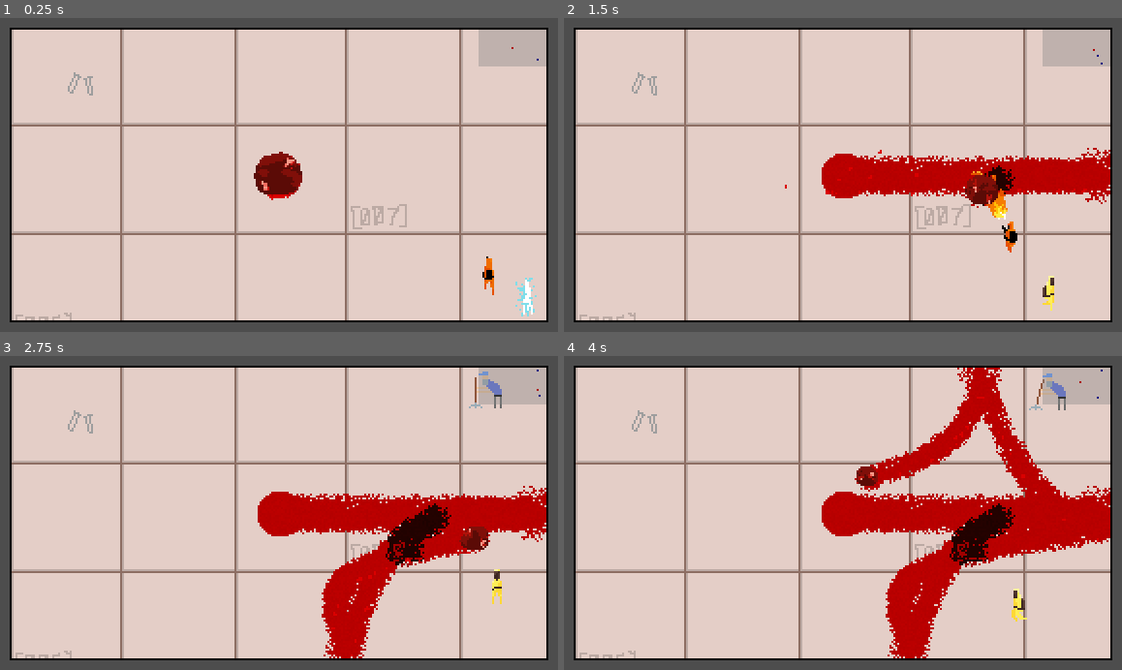
Above: before the commit, frames 1-4 (two rows, left to right).
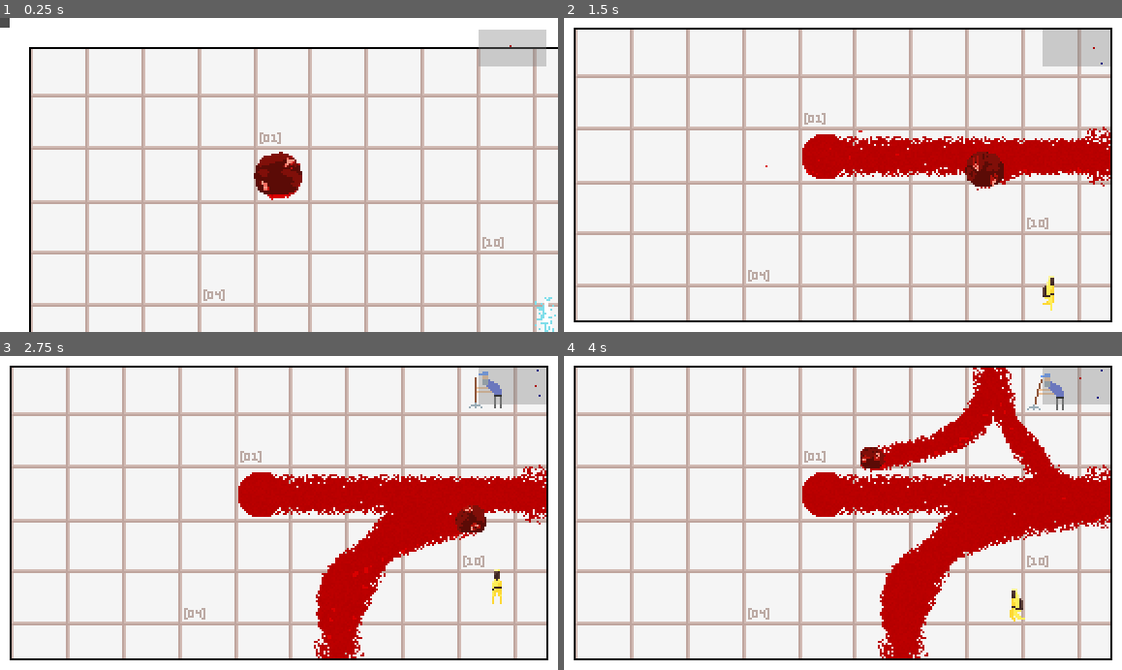
Above: after the commit, the same moments.

Repository: fawfle/blood-jam-cu
Game: Godot game, scene res://scenes/main.tscn
The game is run twice, just before and just after one commit, with the same random seed, the same clock (stepped at 60 frames per second) and the same inputs.
Inputs:
- Up to frame 1 (0.25 s): no input
- Up to frame 2 (1.5 s): tap Enter at 0.5, 1.35 s; hold D (right) 0.53-1.28 s; tap Shift (dash) at 0.6 s; hold S (backward) from 1.28 s (still down)
- Up to frame 3 (2.75 s): release S (backward) at 2.03 s; hold D (right) from 2.03 s (still down); tap Backspace at 2.1 s
- Up to frame 4 (4 s): release D (right) at 2.78 s; hold W (forward) 2.78-3.53 s; tap 0 at 2.85 s; hold A (left) from 3.53 s (still down); tap 9 at 3.6 s

The runs differ from the first frame. In frame 1, 93% of the frame differs, in the area x 0-100%, y 0-100%; in frame 2, 90%; in frame 3, 87%; in frame 4, 84%.

Commit message:
resizing

Diff:
--- a/scenes/enemies/shield/shield.tscn
+++ b/scenes/enemies/shield/shield.tscn
@@ -1,14 +1,7 @@
-[gd_scene load_steps=5 format=3 uid="uid://urujg6q1wbmg"]
+[gd_scene load_steps=4 format=3 uid="uid://urujg6q1wbmg"]
 
 [ext_resource type="Script" uid="uid://do2blknw12tmg" path="res://scenes/enemies/shield/shield.gd" id="1_uk3dt"]
-
-[sub_resource type="Gradient" id="Gradient_46l8f"]
-colors = PackedColorArray(1, 1, 1, 1, 1, 1, 1, 1)
-
-[sub_resource type="GradientTexture2D" id="GradientTexture2D_fgeeo"]
-gradient = SubResource("Gradient_46l8f")
-width = 2
-height = 8
+[ext_resource type="Texture2D" uid="uid://c4ifpdwaom7ya" path="res://sprites/enemies/shield/shield.png" id="2_fgeeo"]
 
 [sub_resource type="CapsuleShape2D" id="CapsuleShape2D_46l8f"]
 radius = 1.0
@@ -20,7 +13,7 @@
 [node name="Sprite2D" type="Sprite2D" parent="."]
 modulate = Color(0.6039216, 0.62352943, 0.60784316, 1)
 position = Vector2(8, 0)
-texture = SubResource("GradientTexture2D_fgeeo")
+texture = ExtResource("2_fgeeo")
 
 [node name="Shield" type="StaticBody2D" parent="."]
 position = Vector2(8, 0)
--- a/scenes/ground/ground.tscn
+++ b/scenes/ground/ground.tscn
@@ -8,7 +8,7 @@
 texture_repeat = 2
 texture = ExtResource("1_xmv3o")
 region_enabled = true
-region_rect = Rect2(0, 0, 180, 162)
+region_rect = Rect2(0, 0, 288, 162)
 script = ExtResource("2_n0mj7")
 blood_texture = ExtResource("2_1w6he")
 blood_color = Color(0.74509805, 0, 0, 1)
--- a/scenes/main.gd
+++ b/scenes/main.gd
@@ -50,8 +50,6 @@
 
 var enemy_teleport_scene: PackedScene = preload("res://scenes/enemies/teleport/enemy_teleport.tscn")
 
-const WALL_WIDTH: float = 1
-
 ## pretend its constant lol. Map enemy type enums to scenes
 var ENEMY_SCENES: Dictionary[EnemyType, PackedScene] = {
 	EnemyType.FODDER: fodder_scene,
@@ -77,10 +75,10 @@
 
 # Called when the node enters the scene tree for the first time.
 func _ready() -> void:
-	left_wall = create_wall()
-	right_wall = create_wall()
-	top_wall = create_wall()
-	bottom_wall = create_wall()
+	left_wall = create_wall(Wall.WallPosition.LEFT)
+	right_wall = create_wall(Wall.WallPosition.RIGHT)
+	top_wall = create_wall(Wall.WallPosition.TOP)
+	bottom_wall = create_wall(Wall.WallPosition.BOTTOM)
 	update_walls(Global.room_size)
 
 	Global.room_resized.emit(Global.start_room_size)
@@ -147,23 +145,38 @@
 	Global.room_size *= room_scaling
 	# force room size to be even
 	Global.room_size = Vector2(floor(Global.room_size.x / 2) * 2, floor(Global.room_size.y / 2) * 2)
-	update_walls(Global.room_size)
+	update_walls(Global.room_size, 0.5)
 	Global.room_resized.emit(Global.room_size)
 	score_tracker.expansion_num+=1
 
-func update_walls(room_size: Vector2i):
-	left_wall.global_position = Vector2(-room_size.x / 2.0 + WALL_WIDTH / 2, 0)
-	right_wall.global_position = Vector2(room_size.x / 2.0 - WALL_WIDTH / 2, 0)
-	top_wall.global_position = Vector2(0, -room_size.y / 2.0 + WALL_WIDTH / 2)
-	bottom_wall.global_position = Vector2(0, room_size.y / 2.0 - WALL_WIDTH / 2)
-	left_wall.update_size(Vector2(WALL_WIDTH, room_size.y))
-	right_wall.update_size(Vector2(WALL_WIDTH, room_size.y))
-	top_wall.update_size(Vector2(room_size.x, WALL_WIDTH))
-	bottom_wall.update_size(Vector2(room_size.x, WALL_WIDTH))
-
-func create_wall() -> Wall:
+const WALL_ANIMATION_TIME = 0.5
+
+func update_walls(room_size: Vector2i, duration: float = 0):
+	#left_wall.global_position = Vector2(-room_size.x / 2.0 + WALL_WIDTH / 2, 0)
+	#right_wall.global_position = Vector2(room_size.x / 2.0 - WALL_WIDTH / 2, 0)
+	#top_wall.global_position = Vector2(0, -room_size.y / 2.0 + WALL_WIDTH / 2)
+	#bottom_wall.global_position = Vector2(0, room_size.y / 2.0 - WALL_WIDTH / 2)
+	left_wall.update_to_room_size(room_size, duration)
+	right_wall.update_to_room_size(room_size, duration)
+	top_wall.update_to_room_size(room_size, duration)
+	bottom_wall.update_to_room_size(room_size, duration)
+
+#func update_walls_animated(room_size: Vector2i):
+#	var tween: Tween = create_tween()
+#	tween.set_parallel(true)
+#	tween.tween_property(left_wall, "global_position", Vector2(-room_size.x / 2.0 + WALL_WIDTH / 2, 0), WALL_ANIMATION_TIME)
+#	tween.tween_property(right_wall, "global_position", Vector2(room_size.x / 2.0 - WALL_WIDTH / 2, 0), WALL_ANIMATION_TIME)
+#	tween.tween_property(top_wall, "global_position", Vector2(0, -room_size.y / 2.0 + WALL_WIDTH / 2), WALL_ANIMATION_TIME)
+#	tween.tween_property(bottom_wall, "global_position", Vector2(0, room_size.y / 2.0 - WALL_WIDTH / 2), WALL_ANIMATION_TIME)
+#	left_wall.update_size(Vector2(WALL_WIDTH, room_size.y), WALL_ANIMATION_TIME)
+#	right_wall.update_size(Vector2(WALL_WIDTH, room_size.y), WALL_ANIMATION_TIME)
+#	top_wall.update_size(Vector2(room_size.x, WALL_WIDTH), WALL_ANIMATION_TIME)
+#	bottom_wall.update_size(Vector2(room_size.x, WALL_WIDTH), WALL_ANIMATION_TIME)
+
+func create_wall(pos: Wall.WallPosition) -> Wall:
 	var wall: Wall = wall_scene.instantiate()
 	add_child(wall)
+	wall.set_wall_position(pos)
 	return wall
 
 func get_enemy_spawn_weight_total() -> float:
--- a/scenes/main.tscn
+++ b/scenes/main.tscn
@@ -8,7 +8,7 @@
 [ext_resource type="AudioStream" uid="uid://dj4th1ovjm1ya" path="res://audio/sounds/freesound_community-breakingneck-106924.mp3" id="6_tefeu"]
 [ext_resource type="AudioStream" uid="uid://c7ovx7hm4j8i" path="res://audio/sounds/34170__glaneur-de-sons__electric_wire_03.wav" id="7_o6xl0"]
 [ext_resource type="Script" uid="uid://dfrtf3hh6fskd" path="res://scenes/score_tracker.gd" id="8_tipki"]
-[ext_resource type="PackedScene" uid="uid://bugsxjyb6yvqk" path="res://scenes/enemies/flamer/flamer.tscn" id="9_85g3d"]
+[ext_resource type="AudioStream" uid="uid://d220whxfe35qm" path="res://audio/music/Phonky_Frog__Moody__Mar_1_2026_412_PM (1).mp3" id="9_85g3d"]
 
 [node name="Main" type="Node2D"]
 script = ExtResource("1_jyhfs")
@@ -50,7 +50,8 @@
 [node name="Timer" type="Timer" parent="ScoreTracker"]
 autostart = true
 
-[node name="Flamer" parent="." instance=ExtResource("9_85g3d")]
-position = Vector2(113, 54)
+[node name="AudioStreamPlayer2D" type="AudioStreamPlayer" parent="."]
+stream = ExtResource("9_85g3d")
+autoplay = true
 
 [connection signal="timeout" from="ScoreTracker/Timer" to="ScoreTracker" method="_on_timer_timeout"]
--- a/scenes/wall/wall.gd
+++ b/scenes/wall/wall.gd
@@ -3,18 +3,69 @@
 @onready var sprite: Sprite2D = $Sprite2D
 @onready var collision_shape = $CollisionShape2D
 
-# Called when the node enters the scene tree for the first time.
-func _ready() -> void:
-	pass # Replace with function body.
+@onready var background: Sprite2D = $Background
 
+var wall_position: WallPosition
 
-# Called every frame. 'delta' is the elapsed time since the previous frame.
-func _process(_delta: float) -> void:
-	pass
+enum WallPosition {
+	LEFT,
+	RIGHT,
+	TOP,
+	BOTTOM
+}
 
-func update_size(size: Vector2):
+const BACKGROUND_SIZE: float = 20
+const BACKGROUND_PADDING: float = 20
+const WALL_WIDTH: float = 1
+
+func set_wall_position(pos: Wall.WallPosition):
+	wall_position = pos
+
+	match(wall_position):
+		WallPosition.LEFT:
+			background.position = Vector2(-BACKGROUND_SIZE / 2, 0)
+		WallPosition.RIGHT:
+			background.position = Vector2(BACKGROUND_SIZE / 2, 0)
+		WallPosition.TOP:
+			background.position = Vector2(0, -BACKGROUND_SIZE / 2)
+		WallPosition.BOTTOM:
+			background.position = Vector2(0, BACKGROUND_SIZE / 2)
+
+func update_to_room_size(room_size, duration: float = 0):
+	var tween = create_tween()
+	tween.set_parallel(true)
+
+	var size: Vector2 = Vector2(room_size.x, WALL_WIDTH)
+	if wall_position == WallPosition.LEFT or wall_position == WallPosition.RIGHT:
+		size = Vector2(WALL_WIDTH, room_size.y)
+
 	var rectangle_shape: RectangleShape2D = RectangleShape2D.new()
 	rectangle_shape.size = size
 	collision_shape.shape = rectangle_shape
 
-	sprite.region_rect = Rect2(Vector2.ZERO, size)
+	var target_region_rect: Rect2 = Rect2(Vector2.ZERO, size)
+	var background_rect_size: Vector2
+	var target_position: Vector2 = Vector2.ZERO
+
+	# yeah this is bad, but idc
+	match(wall_position):
+		WallPosition.LEFT:
+			target_position = Vector2(-room_size.x / 2.0 + WALL_WIDTH / 2, 0)
+			background_rect_size = Vector2(BACKGROUND_SIZE, room_size.y + BACKGROUND_PADDING)
+		WallPosition.RIGHT:
+			target_position = Vector2(room_size.x / 2.0 - WALL_WIDTH / 2, 0)
+			background_rect_size = Vector2(BACKGROUND_SIZE, room_size.y + BACKGROUND_PADDING)
+		WallPosition.TOP:
+			target_position = Vector2(0, -room_size.y / 2.0 + WALL_WIDTH / 2)
+			background_rect_size = Vector2(room_size.x + BACKGROUND_PADDING, BACKGROUND_SIZE)
+		WallPosition.BOTTOM:
+			target_position = Vector2(0, room_size.y / 2.0 - WALL_WIDTH / 2)
+			background_rect_size = Vector2(room_size.x + BACKGROUND_PADDING, BACKGROUND_SIZE)
+
+	background.region_rect = Rect2(Vector2.ZERO, background_rect_size)
+
+	tween.tween_property(sprite, "region_rect", target_region_rect, duration)
+	tween.tween_property(self, "position", target_position, duration)
+
+func is_vertical_wall():
+	return wall_position == WallPosition.LEFT or wall_position == WallPosition.RIGHT
--- a/scenes/wall/wall.tscn
+++ b/scenes/wall/wall.tscn
@@ -6,12 +6,21 @@
 [sub_resource type="RectangleShape2D" id="RectangleShape2D_e7ofw"]
 size = Vector2(2, 10)
 
+[sub_resource type="Gradient" id="Gradient_toau8"]
+colors = PackedColorArray(1, 1, 1, 1, 1, 1, 1, 1)
+
+[sub_resource type="GradientTexture2D" id="GradientTexture2D_1d3bp"]
+gradient = SubResource("Gradient_toau8")
+width = 1
+height = 1
+
 [node name="Wall" type="StaticBody2D"]
 collision_layer = 2
 collision_mask = 0
 script = ExtResource("1_toau8")
 
 [node name="Sprite2D" type="Sprite2D" parent="."]
+z_index = 2
 texture = ExtResource("1_t8knd")
 region_enabled = true
 region_rect = Rect2(0, 0, 2, 10)
@@ -19,3 +28,10 @@
 
 [node name="CollisionShape2D" type="CollisionShape2D" parent="."]
 shape = SubResource("RectangleShape2D_e7ofw")
+
+[node name="Background" type="Sprite2D" parent="."]
+z_index = 1
+position = Vector2(-0.5, 0)
+texture = SubResource("GradientTexture2D_1d3bp")
+region_enabled = true
+region_rect = Rect2(0, 0, 1, 1)
Not shown: 1 places in scenes/wall/wall.tscn that only renumber resources
Binary file added: sprites/enemies/shield/shield.aseprite
Binary file added: sprites/enemies/shield/shield.png
Not shown, added: sprites/enemies/shield/shield.png.import
Binary file changed: sprites/screens/floor-texture.aseprite
Binary file changed: sprites/screens/floor-texture.png
